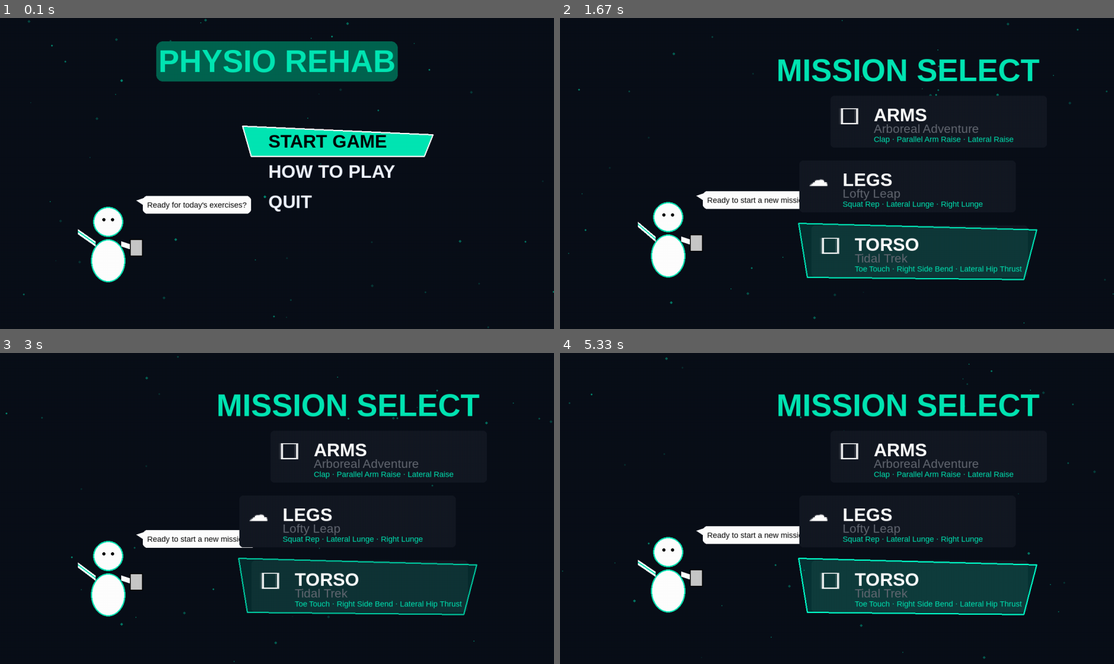
Above: before the commit, frames 1-4 (two rows, left to right).
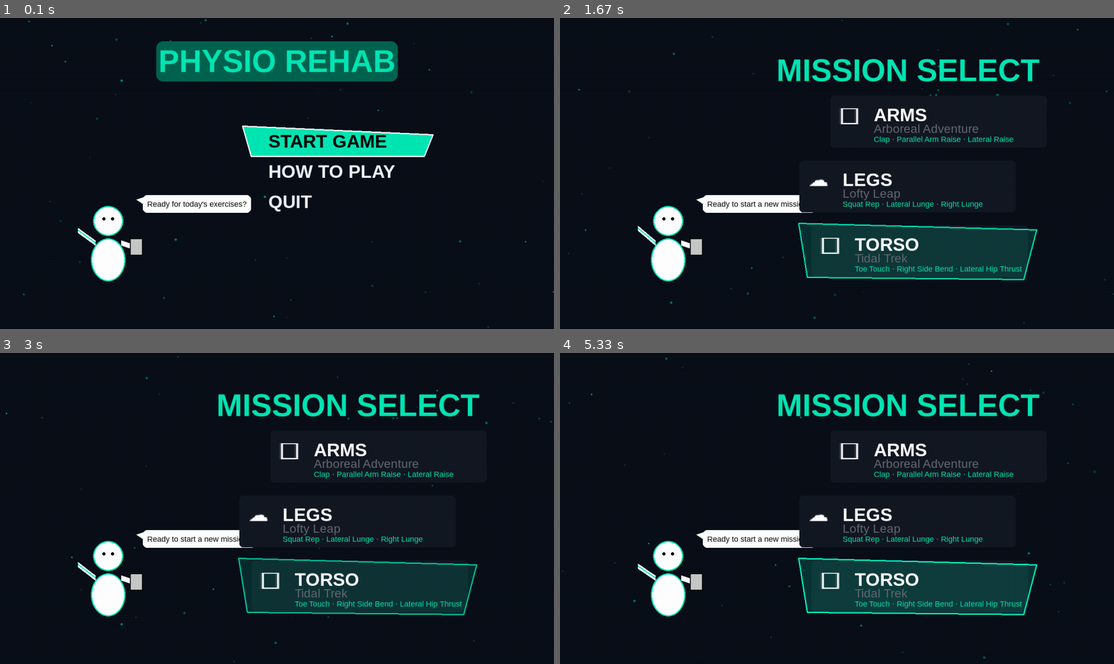
Above: after the commit, the same moments.

Repository: FlameNinja1001/PhysicalTherapyGame
Game: pygame game, started from run_game.py
The game is run twice, just before and just after one commit, with the same random seed, the same clock (stepped at 60 frames per second) and the same inputs.
Inputs:
- Up to frame 1 (0.1 s): no input
- Up to frame 2 (1.67 s): tap Enter at 0.33 s; hold Up 0.67-1.13 s; hold Down 1.17-1.47 s; hold Up from 1.5 s (still down)
- Up to frame 3 (3 s): release Up at 1.87 s; hold Down 1.9-2.27 s; hold Up 2.3-2.6 s; hold Down 2.63-2.93 s; hold Up from 2.97 s (still down)
- Up to frame 4 (5.33 s): release Up at 3.33 s; hold Down 3.37-3.73 s; hold Up 3.77-4.07 s; hold Down 4.1-4.4 s; hold Up 4.43-4.8 s; hold Down 4.83-5.2 s; hold Up from 5.23 s (still down)

The runs differ from the first frame. In frame 1, 0.7% of the frame differs, in the area x 14-46%, y 56-85%; in frame 2, 1.6%, in the area x 14-46%, y 55-85%; in frame 3, less than 0.1%; in frame 4, 1.6%.

Commit message:
feat: implement fullscreen toggle and update scene management system

Diff:
--- a/game/run_game.py
+++ b/game/run_game.py
@@ -8,6 +8,34 @@
         self.screen = screen
         self.scene = MainMenuScene(screen)
         self.running = True
+        self.fullscreen = False
+        self.windowed_size = (theme.WIDTH, theme.HEIGHT)
+
+    def toggle_fullscreen(self):
+        if not self.fullscreen:
+            # Store current size before going fullscreen
+            self.windowed_size = self.screen.get_size()
+            self.fullscreen = True
+            self.screen = pygame.display.set_mode((0, 0), pygame.FULLSCREEN)
+        else:
+            self.fullscreen = False
+            # Restore previous windowed size
+            self.screen = pygame.display.set_mode(self.windowed_size, pygame.RESIZABLE)
+
+        # Update current scene screen reference
+        self.scene.screen = self.screen
+        self.update_subsystems()
+
+    def update_subsystems(self):
+        # Notify ECS processors if we are in GameScene
+        import esper
+        from game.systems.render_system import RenderSystem
+        try:
+            render_sys = esper.get_processor(RenderSystem)
+            if render_sys:
+                render_sys.screen = self.screen
+        except:
+            pass
 
     def run(self):
         clock = pygame.time.Clock()
@@ -18,7 +46,20 @@
             # 1. Events
             for event in pygame.event.get():
                 if event.type == pygame.QUIT:
+                    self.on_exit() # Ensure cleanup
                     self.running = False
+
+                elif event.type == pygame.KEYDOWN:
+                    if event.key == pygame.K_f:
+                        self.toggle_fullscreen()
+
+                elif event.type == pygame.VIDEORESIZE:
+                    # Simplified resize to avoid tiling bugs
+                    if not self.fullscreen:
+                        self.screen = pygame.display.set_mode((event.w, event.h))
+                        self.scene.screen = self.screen
+                        self.update_subsystems()
+
                 self.scene.handle_event(event)
 
             # 2. Update
@@ -27,7 +68,7 @@
             # 3. Scene switching
             if self.scene.next_scene:
                 # Transition animation
-                overlay = pygame.Surface((theme.WIDTH, theme.HEIGHT))
+                overlay = pygame.Surface((self.screen.get_width(), self.screen.get_height()))
                 overlay.fill(theme.BLACK)
 
                 # Fade out current scene
@@ -54,7 +95,14 @@
 
             # 4. Draw
             self.scene.draw()
+            # Flip after all drawing is done for the current frame
             pygame.display.flip()
+
+    def on_exit(self):
+        # Global cleanup
+        self.scene.on_exit()
+        pygame.quit()
+        sys.exit()
 
 def main():
     # Initialize Pygame
@@ -64,7 +112,7 @@
     # Initialize UI Theme
     theme.init()
 
-    # Setup Screen
+    # Setup Screen - Simple flags for maximum compatibility
     screen = pygame.display.set_mode((theme.WIDTH, theme.HEIGHT))
 
     # Start Manager
--- a/game/scenes/game_scene.py
+++ b/game/scenes/game_scene.py
@@ -164,8 +164,10 @@
 
     def on_exit(self):
         # Cleanup
-        self.mp_thread.stop()
-        self.mp_thread.join()
-        self.cap.release()
+        if hasattr(self, 'mp_thread'):
+            self.mp_thread.stop()
+            self.mp_thread.join()
+        if hasattr(self, 'cap'):
+            self.cap.release()
         esper.clear_database()
         return super().on_exit()
--- a/game/scenes/level_select_scene.py
+++ b/game/scenes/level_select_scene.py
@@ -43,11 +43,16 @@
         self.menu.update(dt)
 
     def draw(self):
+        sw, sh = self.screen.get_size()
         self.screen.fill(theme.BACKGROUND)
         self.particles.draw(self.screen)
+
+        # Scale persona position based on height
+        self.persona.y = sh - 270
         self.persona.draw(self.screen)
 
         title = theme.FONTS['title'].render("MISSION SELECT", True, theme.ACCENT)
+        # Position title relative to menu target_x (500)
         self.screen.blit(title, (500, 80))
 
         self.menu.draw(self.screen)
--- a/game/scenes/main_menu_scene.py
+++ b/game/scenes/main_menu_scene.py
@@ -37,11 +37,16 @@
         self.menu.update(dt)
 
     def draw(self):
+        sw, sh = self.screen.get_size()
         self.screen.fill(theme.BACKGROUND)
         self.particles.draw(self.screen)
+
+        # Scale persona y based on current height
+        self.persona.y = sh - 270
         self.persona.draw(self.screen)
 
-        # Title with subtle glow
+        # Title with subtle glow - center it based on current width
+        self.title_rect.centerx = sw // 2
         glow_rect = self.title_rect.inflate(10, 10)
         pygame.draw.rect(self.screen, theme.ACCENT_LOW, glow_rect, border_radius=15)
         self.screen.blit(self.title_surf, self.title_rect)
--- a/game/systems/render_system.py
+++ b/game/systems/render_system.py
@@ -28,7 +28,8 @@
 
     def get_demo_path(self, ex_name):
         # Assumes videos are in training_data/videos/ and named similarly to .npz
-        video_name = ex_name.replace('.npz', '.mp4')
+        # Using .mov as found in the directory
+        video_name = os.path.basename(ex_name).replace('.npz', '.mov')
         path = os.path.join('training_data', 'videos', video_name)
         if os.path.exists(path):
             return path
@@ -36,6 +37,10 @@
 
     def process(self):
         dt = 1/60.0 # Approximate, could pass actual dt
+
+        # Update logical minigame dimensions if screen resized
+        sw, sh = self.screen.get_size()
+        self.minigame.rect = pygame.Rect(sw // 2, 0, sw // 2, sh)
 
         for ent, (cam, pose, rep, state, ex, angles) in esper.get_components(
                 CameraFrameComponent, PoseLandmarksComponent,
@@ -45,8 +50,9 @@
                 continue
 
             # Reset last_rep_count if exercise changes
-            if ex.template_path != self.current_demo_path.replace('.mp4', '.npz'):
+            if os.path.basename(ex.template_path) != os.path.basename(self.current_demo_path).replace('.mov', '.npz'):
                 self.last_rep_count = 0
+                self.minigame.reset_reps()
 
             # 1. Update Sub-systems
             self.hud.update(dt)
@@ -77,8 +83,8 @@
             frame_rgb = cv2.cvtColor(display_frame, cv2.COLOR_BGR2RGB)
             cam_surface = pygame.image.frombuffer(frame_rgb.tobytes(), (w, h), "RGB")
 
-            # Center Crop and Scale to fit left half (640x720)
-            target_w, target_h = 640, 720
+            # Center Crop and Scale to fit left half
+            target_w, target_h = sw // 2, sh
 
             # Calculate source rect for cropping
             src_aspect = w / h
--- a/game/ui/game_hud.py
+++ b/game/ui/game_hud.py
@@ -45,11 +45,13 @@
             pygame.draw.polygon(surface, color, points)
 
     def draw(self, state, rep, ex):
-        # 1. Exercise Name (Top Center Slanted Block - out of the way of webcam)
+        sw, sh = self.screen.get_size()
+
+        # 1. Exercise Name (Top Center Slanted Block)
         ex_name = ex.name.replace('.npz', '').replace('_', ' ').upper()
         name_txt = theme.FONTS['menu'].render(ex_name, True, theme.WHITE)
         name_w = name_txt.get_width() + 60
-        bg_rect = pygame.Rect(theme.WIDTH // 2 - name_w // 2, 10, name_w, 50)
+        bg_rect = pygame.Rect(sw // 2 - name_w // 2, 10, name_w, 50)
         self.draw_parallelogram(self.screen, bg_rect, theme.ACCENT_LOW, 220, 15)
         self.screen.blit(name_txt, (bg_rect.x + 35, bg_rect.y + 5))
 
@@ -58,7 +60,7 @@
         target_val = f"{state.target_reps}"
 
         badge_w, badge_h = 180, 120
-        badge_x, badge_y = theme.WIDTH - badge_w - 20, theme.HEIGHT - badge_h - 20
+        badge_x, badge_y = sw - badge_w - 20, sh - badge_h - 20
 
         badge_rect = pygame.Rect(badge_x, badge_y, badge_w, badge_h)
         self.draw_parallelogram(self.screen, badge_rect, (20, 25, 35), 255, -15)
@@ -74,7 +76,7 @@
         self.screen.blit(slash_txt, (badge_x + 50, badge_y + 80))
 
         # 3. Progress Bar (Vertical Segments next to minigame)
-        bar_x, bar_y = 650, 150
+        bar_x, bar_y = sw // 2 + 10, sh // 2 - 200
         bar_w, bar_h = 12, 400
 
         # Background segments
@@ -92,7 +94,7 @@
         # 4. Score Badge (Top Right - More angled)
         score_val = f"SCORE {state.score:05d}"
         score_txt = theme.FONTS['body'].render(score_val, True, theme.BLACK)
-        score_bg = pygame.Rect(theme.WIDTH - 260, 20, 240, 45)
+        score_bg = pygame.Rect(sw - 260, 20, 240, 45)
         self.draw_parallelogram(self.screen, score_bg, theme.ACCENT, 255, -20)
         self.screen.blit(score_txt, (score_bg.x + 40, score_bg.y + 10))
 
--- a/game/ui/platformer.py
+++ b/game/ui/platformer.py
@@ -72,6 +72,9 @@
         # Smoothly follow the player's vertical progress
         self.scroll_y += (self.target_scroll_y - self.scroll_y) * 3 * dt
 
+    def reset_reps(self):
+        self.last_rep_count = 0
+
     def draw(self):
         # Draw background
         bg_color = (15, 20, 30)
